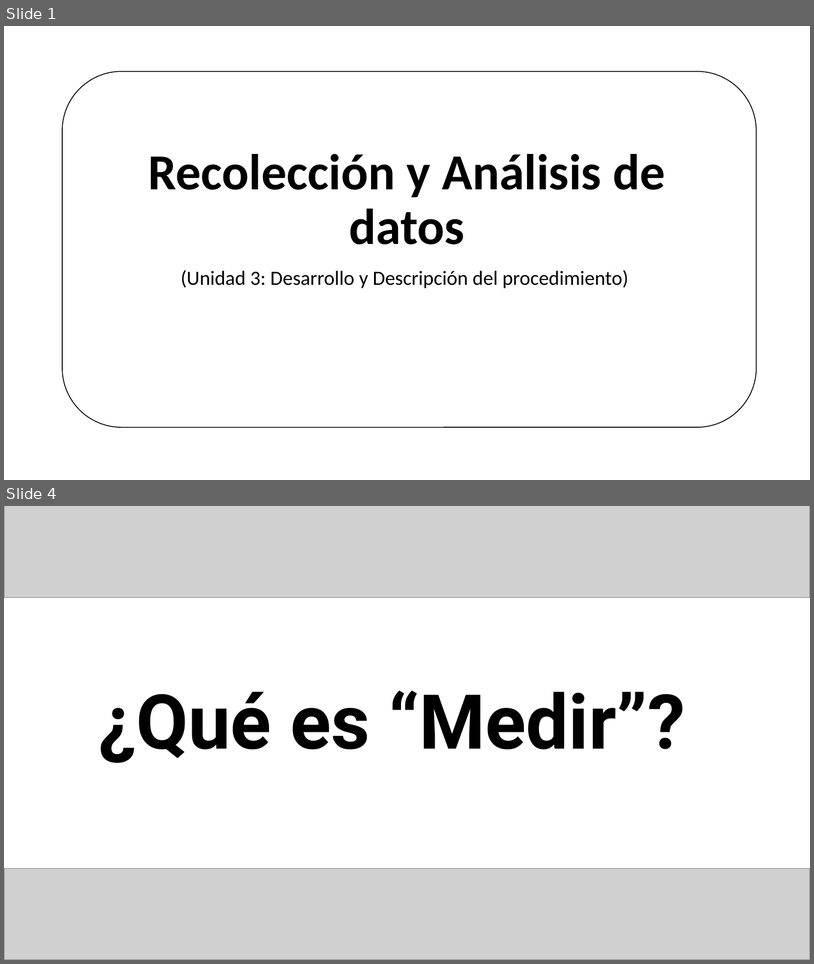
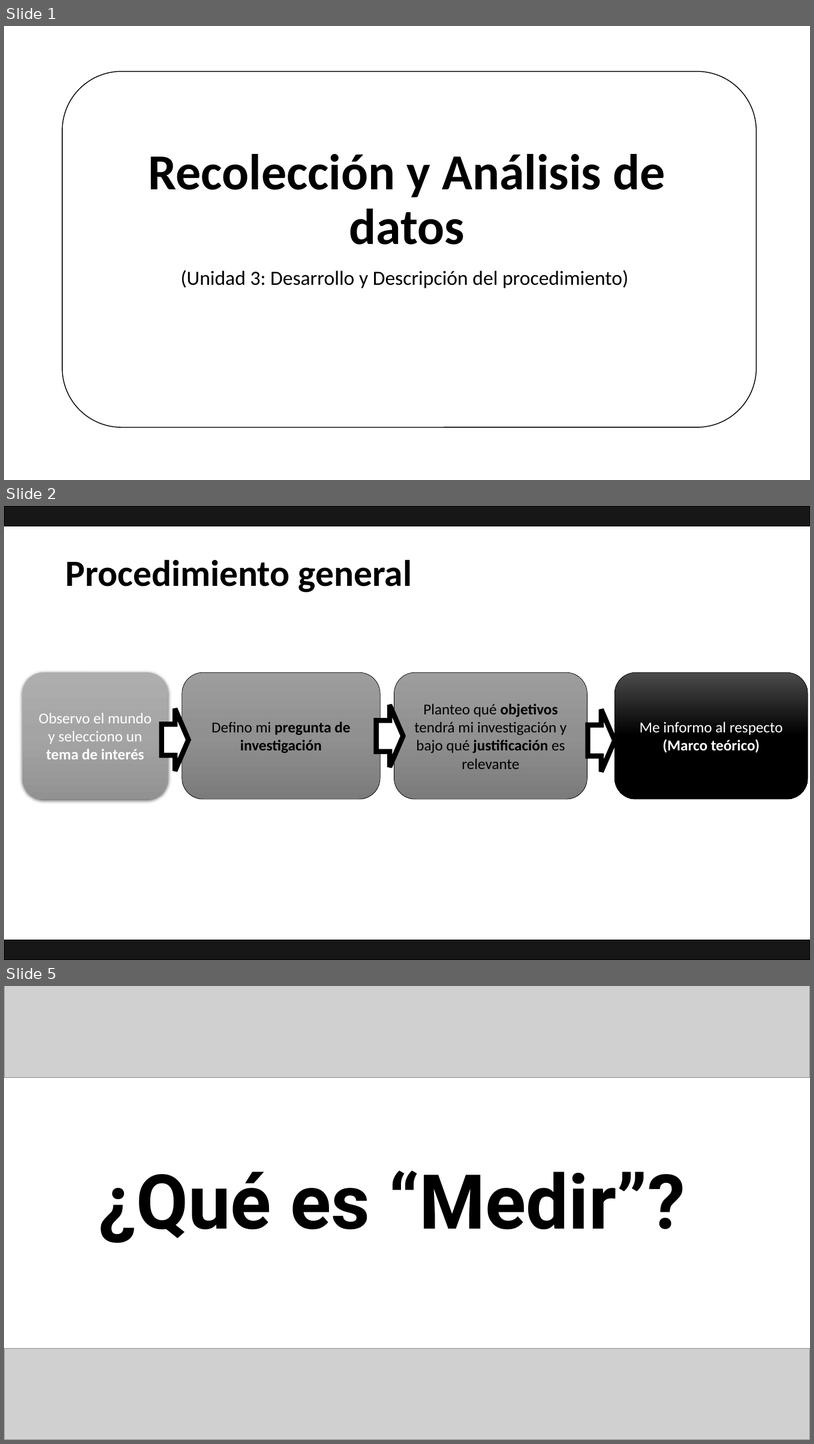
Before and after one commit to Adrifelcha/afchavez-019, a slide deck: JeanPiaget/Presentaciones/04_RecolecciónyAnálisisDatos.pptx. Shown one above the other, each under a label of ours: slides 1 and 4 before the commit, slides 1, 2 and 5 after it; the slides between them are not shown. The pictures are 814x964 and 814x1444 pixels, drawn with LibreOffice and Linux fonts; fonts in the diff are those of the drawing; grey boxes stand for pictures; background and template pictures are left out. Boxes give left, top, right and bottom in pixels: in the first picture for what was removed or moved away, otherwise in the second. Text is boxed around its words. In the diff, an @@ line names an element or a change of style, - is before the commit and + after.

```diff
--- a/JeanPiaget/Presentaciones/04_RecolecciónyAnálisisDatos.pptx
+++ b/JeanPiaget/Presentaciones/04_RecolecciónyAnálisisDatos.pptx
@@ slide 2 added at [4, 506, 810, 960], background #FFFFFF @@
@@ rectangle added at [4, 506, 810, 526], fill #181717, outline #000000 1 pt @@
@@ title added at [65, 559, 413, 592], 44 pt, text #000000, bold @@
+Procedimiento general
@@ rounded rectangle added at [23, 672, 168, 799], fill gradient #AFAFAF to #A5A5A5 to #939393, 18 pt, text #FFFFFF @@
+Observo el mundo y selecciono un tema de interés
@@ rounded rectangle added at [182, 672, 380, 799], fill gradient #9D9D9D to #909090 to #7C7C7C, outline #000000 0.5 pt, 18 pt, text #000000, bold @@
+Defino mi pregunta de investigación
@@ rounded rectangle added at [394, 672, 587, 799], fill gradient #9D9D9D to #909090 to #7C7C7C, outline #000000 0.5 pt, 18 pt, text #000000 @@
+Planteo qué objetivos tendrá mi investigación y bajo qué justificación es relevante
@@ rounded rectangle added at [615, 672, 808, 799], fill gradient #4B4B4B to #000000, outline #000000 0.5 pt, 18 pt, text #FFFFFF @@
+Me informo al respecto
+(Marco teórico)
@@ right arrow added at [162, 709, 189, 771], fill #FFFFFF, outline #000000 6 pt @@
@@ right arrow added at [377, 705, 403, 768], fill #FFFFFF, outline #000000 6 pt @@
@@ right arrow added at [588, 709, 615, 772], fill #FFFFFF, outline #000000 6 pt @@
@@ rectangle added at [4, 940, 810, 960], fill #181717, outline #000000 1 pt @@
@@ what was slide 4 is now slide 5 @@
```
Also in this commit, not shown: 4 slides changed, 6 other slides added, 1 slide removed, 6 other files.
